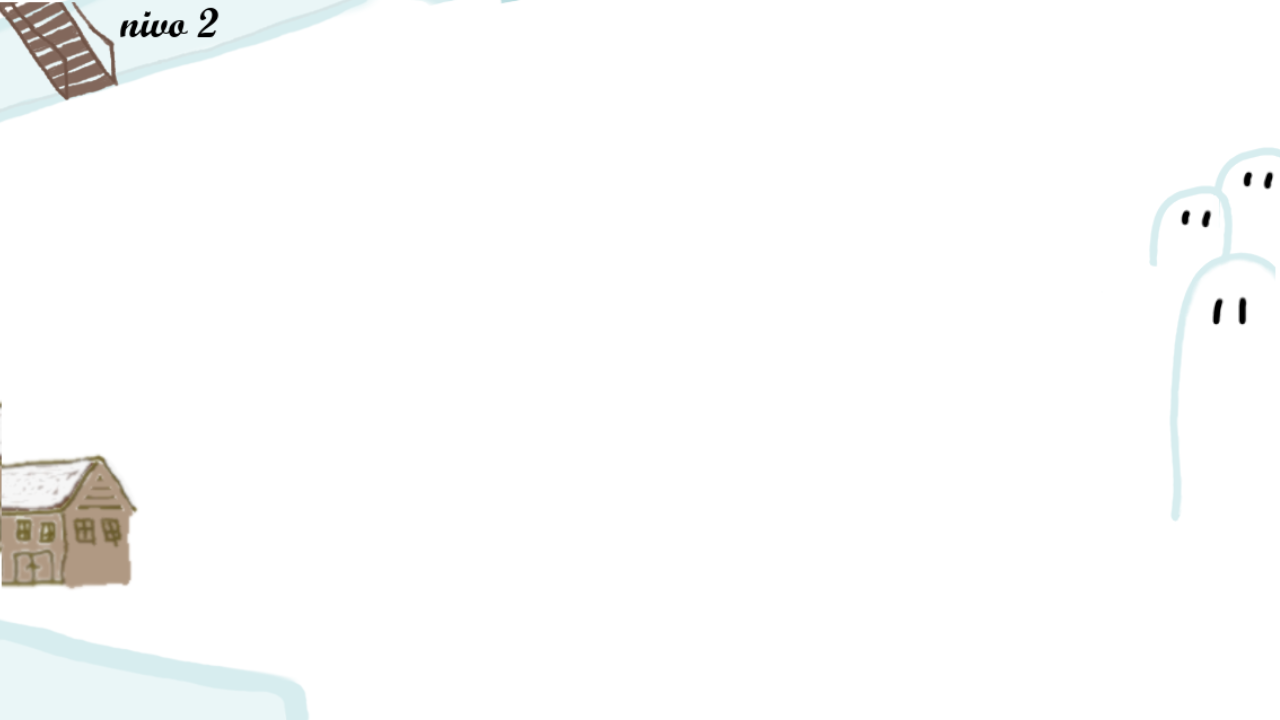
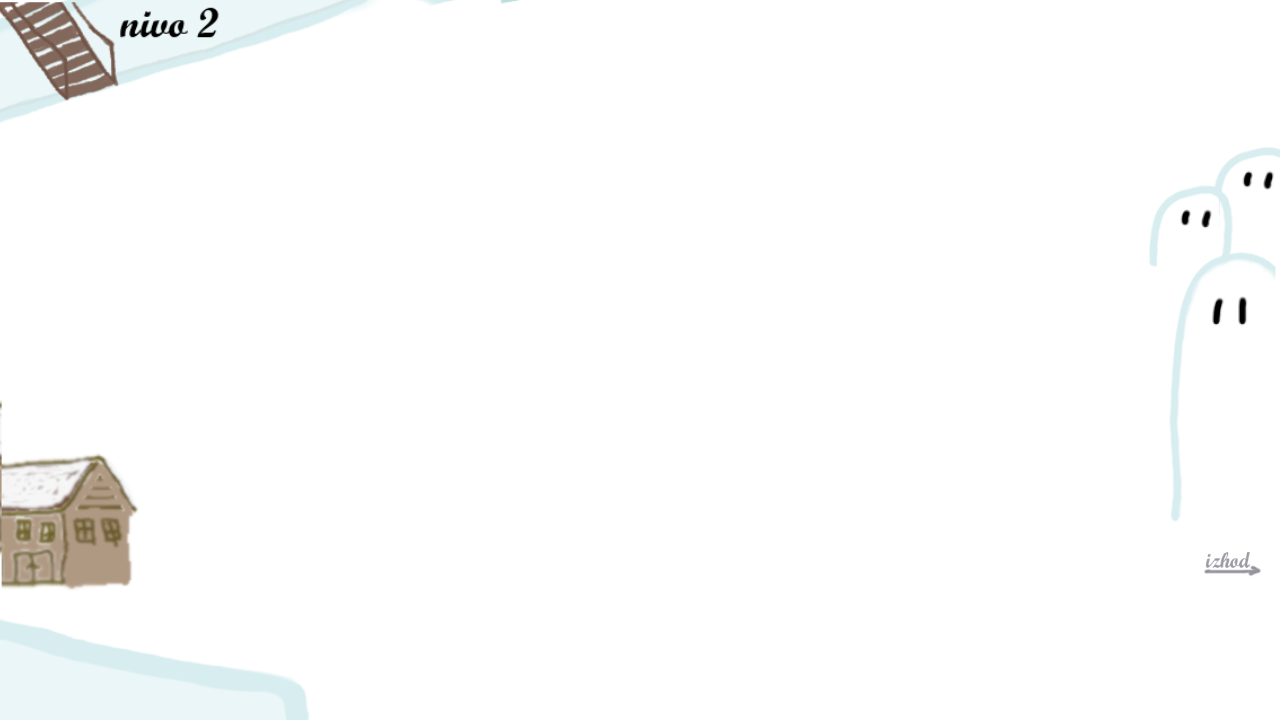
Layered file, before and after one edit (1280x720). Changes by layer:
added layer "izhod copy" above "nivo 2" over [1204, 552, 1262, 577]
